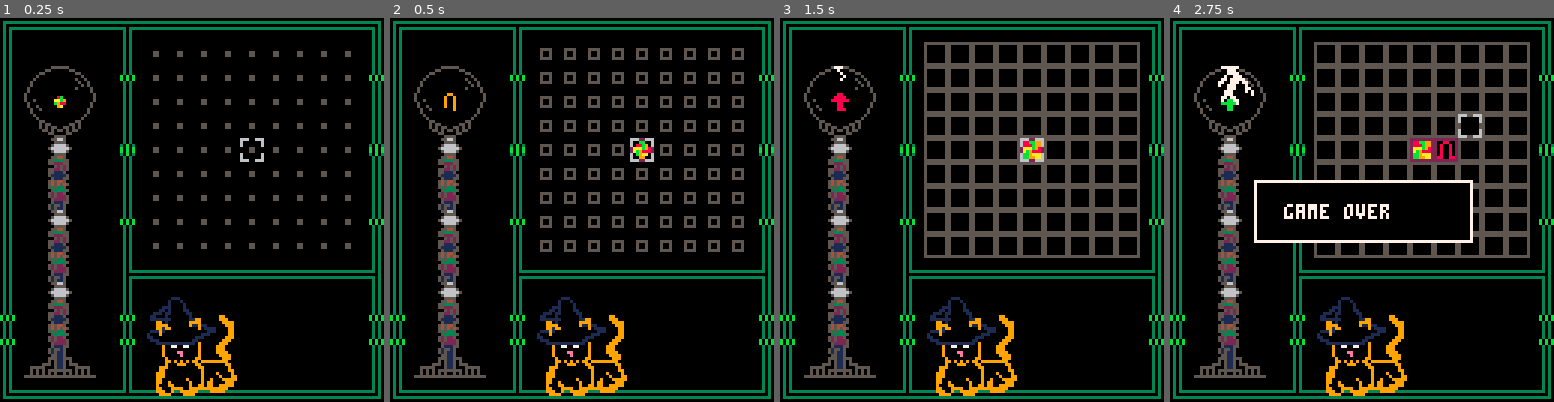
Above: before the commit, frames 1-4 (left to right).
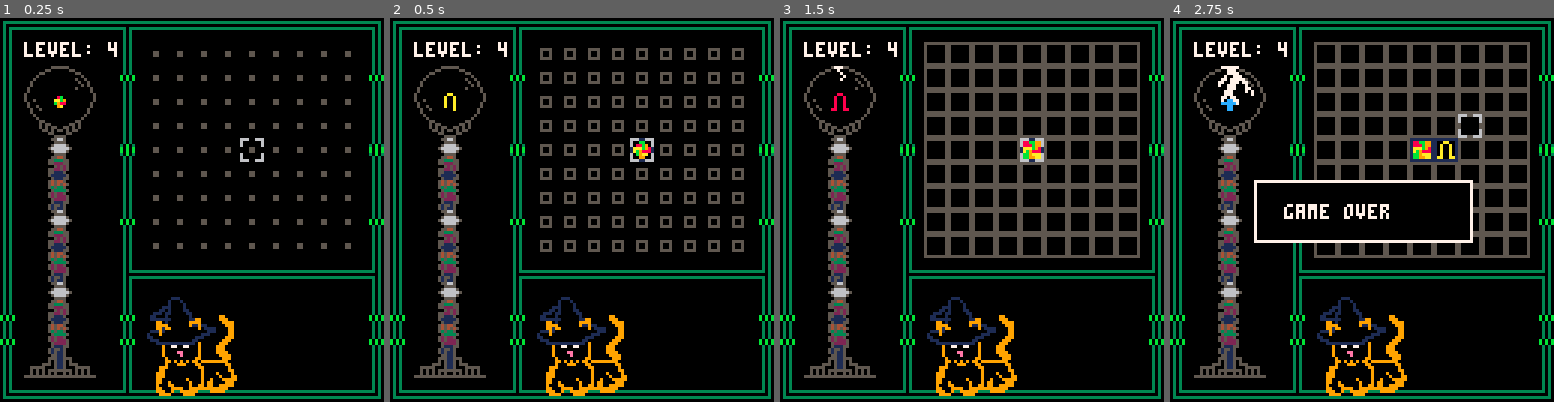
Above: after the commit, the same moments.

Repository: zvxr/wizardcat
Game: PICO-8 cartridge pixiepixie.p8
The game is run twice, just before and just after one commit, with the same random seed, the same clock (stepped at 60 frames per second) and the same inputs.
Inputs:
- Up to frame 1 (0.25 s): no input
- Up to frame 2 (0.5 s): tap X (X key) at 0.33 s
- Up to frame 3 (1.5 s): tap O (Z key) at 0.7 s; tap X (X key) at 1.07 s
- Up to frame 4 (2.75 s): hold Right 1.6-2.1 s; tap O (Z key) at 1.7, 2.1, 2.5 s; tap X (X key) at 1.85 s; hold Up 2.15-2.42 s; hold Right from 2.47 s (still down)

The runs differ from the first frame. In frame 1, 0.3% of the frame differs, in the area x 6-31%, y 6-11%; in frame 2, 0.5%; in frame 3, 0.5%; in frame 4, 0.8%, in the area x 6-75%, y 6-38%.

Commit message:
draw some planets and fix multi panel logic

Diff:
--- a/game.lua
+++ b/game.lua
@@ -1,10 +1,14 @@
+function draw_lv()
+ print("level: "..lv,8,8,7)
+end
+
 function get_lc()
   return lv%4+1
 end
 
 function init_game()
   lk=1+flr(rnd(3))
-  lv=1    -- level
+  lv=4    -- level
   sc=0    -- score
 end
 
--- a/matrix.lua
+++ b/matrix.lua
@@ -43,12 +43,21 @@
 
 function check_mc(p,x,y)
  local n=m[y][x]
- if empty_m(n) or n.g==p.g then return true end
+ if empty_m(n) then return true end
+ if n.g==p.g then return true end
  if n.c==p.c then return true end
  if p.c==0 and n.c>=8 and n.c<=11 then return true end
  if n.c==0 and p.c>=8 and p.c<=11 then return true end
  if p.c==7 and n.c>=12 and n.c<=15 then return true end
  if n.c==7 and p.c>=12 and p.c<=15 then return true end
+ if p.g==142 or p.g==190 then
+  if n.c>=8 and n.c<=11 or n.c==0 then return true end
+  return
+ end
+ if p.g==143 or p.g==191 then
+  if n.c>=12 and n.c<=15 or n.c==7 then return true end
+  return
+ end
 end
 
 function init_m()
--- a/pixiepixie.p8
+++ b/pixiepixie.p8
@@ -10,7 +10,6 @@
 
 t=nil
 m=nil
-lk=0
 lv=0
 q=nil
 sc=0
@@ -19,6 +18,7 @@
 function _draw()
   cls()
   map()
+  draw_lv()
   draw_m(get_lc())
   draw_t()
   draw_q()
Not shown, changed: 63 lines of the sprite sheet (__gfx__) section of pixiepixie.p8
Not shown, changed: DOCS.md
